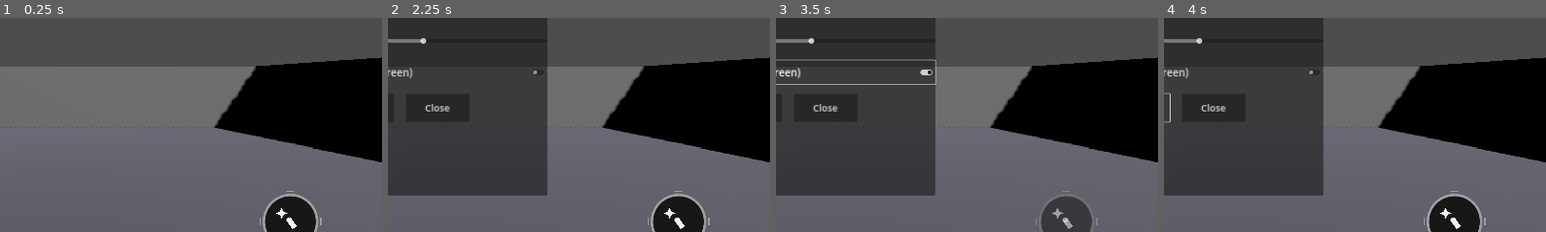
Above: before the commit, frames 1-4 (left to right).
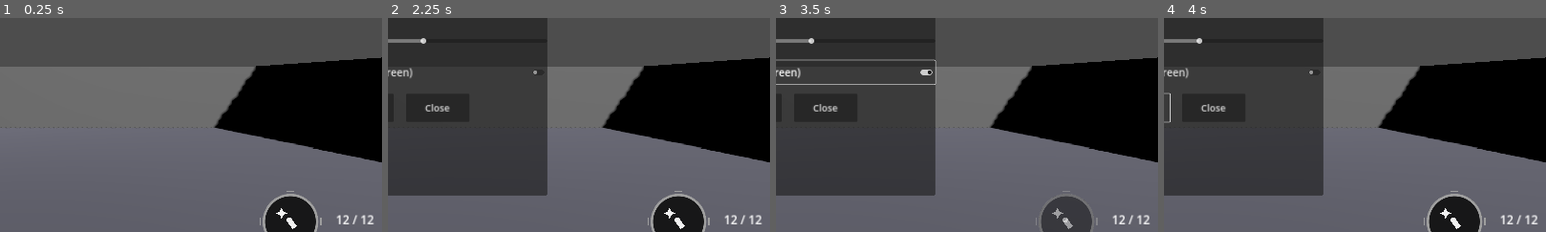
Above: after the commit, the same moments.

Repository: NotKT/Shooter-K
Game: Godot game, scene res://scenes/Arena.tscn
Two runs of this game, one before a commit and one after it. Both use one fixed random seed, a clock stepped at 60 frames per second and the inputs below.
Inputs:
- Up to frame 1 (0.25 s): no input
- Up to frame 2 (2.25 s): click "⚙" at 0.5 s; click "⚙" at 1.25 s; click "⚙" at 2 s
- Up to frame 3 (3.5 s): click "Reposition Controls (drag on …" at 2.75 s
- Up to frame 4 (4 s): click "Reset to Default" at 3.5 s
The pictures show only the part of the screen within x 50-100%, y 35-84%; the shares and areas given below are measured in that part.

The runs differ from the first frame. In frame 1, 0.2% of the frame differs, in the area x 88-98%, y 91-97%; in frame 2, 0.2%; in frame 3, 0.2%; in frame 4, 0.2%.
Error before the commit: Invalid assignment of property or key 'text' with value of type 'String' on a base object of type 'null instance'. (res://scripts/TouchControls.gd:44)

Commit message:
Update Arena.tscn

Diff:
--- a/Shooter-K/scenes/Arena.tscn
+++ b/Shooter-K/scenes/Arena.tscn
@@ -87,6 +87,21 @@
 [node name="FireButton" type="Control" parent="UI"]
 layout_mode = 0
 script = ExtResource("4")
+
+[node name="AmmoLabel" type="Label" parent="UI"]
+layout_mode = 1
+anchors_preset = 3
+anchor_left = 1.0
+anchor_top = 1.0
+anchor_right = 1.0
+anchor_bottom = 1.0
+offset_left = -220.0
+offset_top = -220.0
+offset_right = -20.0
+offset_bottom = -170.0
+theme_override_font_sizes/font_size = 30
+horizontal_alignment = 2
+text = "12 / 12"
 
 [node name="SettingsToggleButton" type="Button" parent="UI"]
 layout_mode = 1
